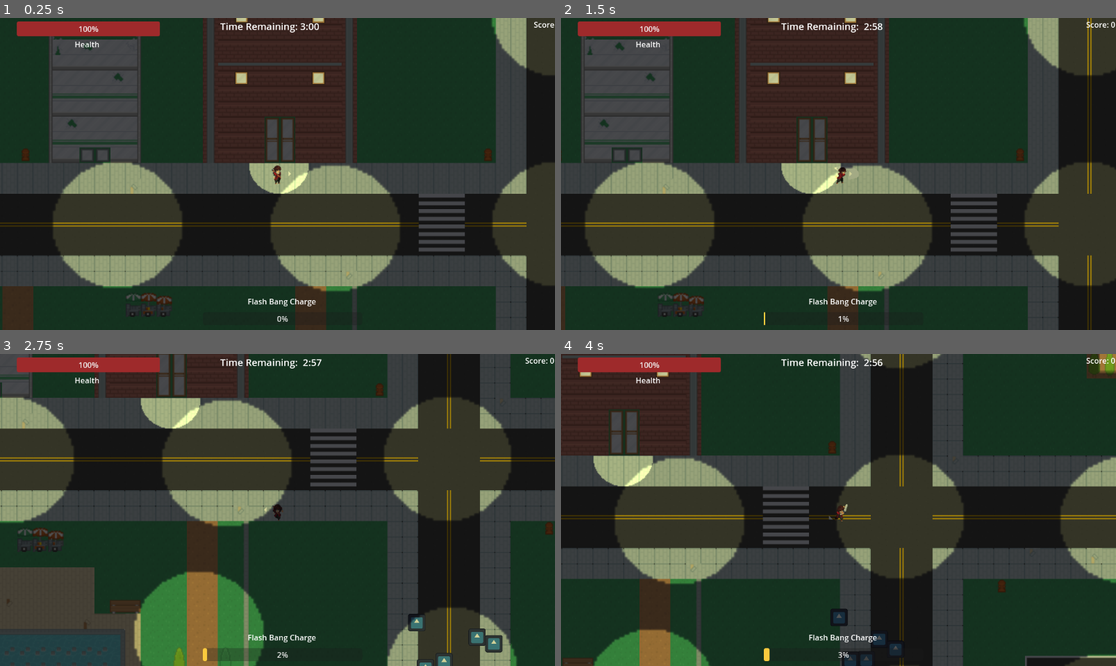
Above: before the commit, frames 1-4 (two rows, left to right).
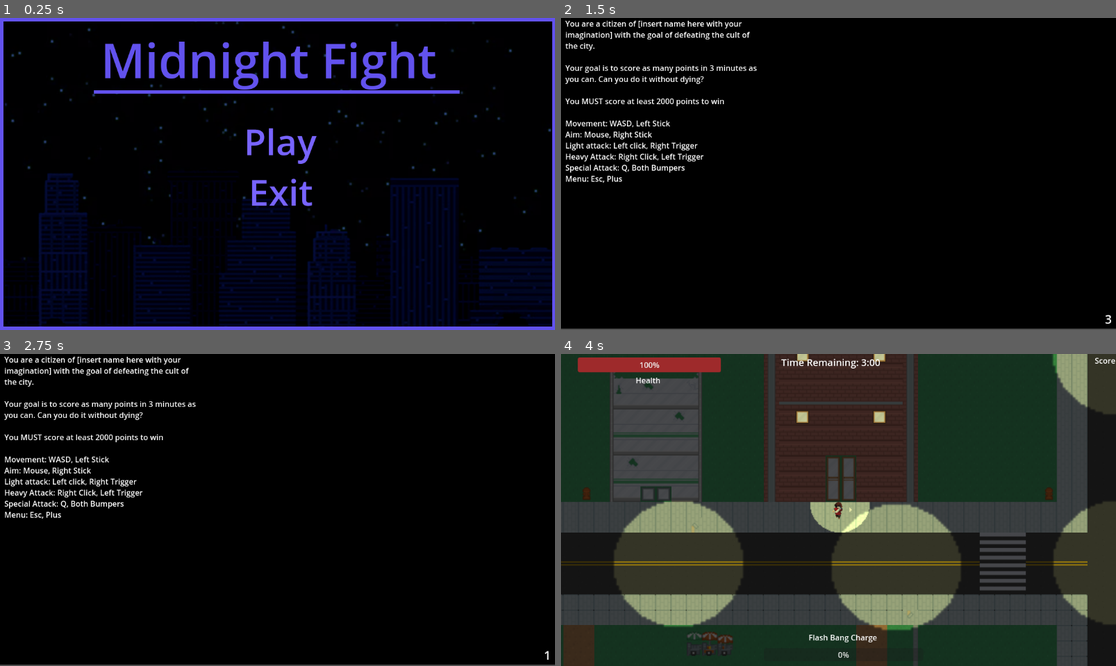
Above: after the commit, the same moments.

Repository: Tigeagle2/Team_Two_Game_Group_C
Game: Godot game, scene res://Scenes/start_menu.tscn
Two runs of this game, one before a commit and one after it. Both use one fixed random seed, a clock stepped at 60 frames per second and the inputs below. Before the commit the project starts from res://Scenes/main_scene.tscn. The engine's default icon, where the game draws it, is replaced by a stand-in: a white triangle on a blue panel in a dark square.
Inputs (mouse positions are in pixels of both pictures, inside the frame that each line leads up to):
- Up to frame 1 (0.25 s): no input
- Up to frame 2 (1.5 s): click (844, 136) at 0.5 s, where only the run after the commit has a clickable "Play"; tap Enter (ui_accept) at 1.25 s; move the mouse to (960, 158) at 1.27 s; hold D (east) from 1.28 s (still down); hold Right mouse button (heavy_attack) from 1.28 s (still down)
- Up to frame 3 (2.75 s): tap Enter (ui_accept) at 1.52, 2.27 s; move the mouse to (166, 525) at 2.02 s; release D (east) at 2.03 s; release Right mouse button (heavy_attack) at 2.03 s; hold S (south) from 2.03 s (still down); click (166, 525) at 2.1 s
- Up to frame 4 (4 s): move the mouse to (894, 441) at 2.77 s; release S (south) at 2.78 s; hold D (east) 2.78-3.53 s; hold Q (special_attack) 2.78-3.53 s; move the mouse to (810, 572) at 3.52 s; hold W (north) from 3.53 s (still down); right-click (810, 572) at 3.6 s; tap Enter (ui_accept) at 3.77 s

The runs differ from the first frame. In frame 1, 91% of the frame differs, in the area x 0-100%, y 0-100%; in frame 2, 89%; in frame 3, 89%; in frame 4, 70%.

Commit message:
updated citations, and added basic enemy sprite and animations

Diff:
--- a/Scenes/basic_enemy.tscn
+++ b/Scenes/basic_enemy.tscn
@@ -1,7 +1,153 @@
-[gd_scene load_steps=7 format=3 uid="uid://bab8trh1whf5t"]
+[gd_scene load_steps=28 format=3 uid="uid://bab8trh1whf5t"]
 
 [ext_resource type="Script" uid="uid://d3y52fmbsx7bj" path="res://Scripts/basic_enemy.gd" id="1_fecjr"]
-[ext_resource type="Texture2D" uid="uid://dq24f4vvwt26g" path="res://Assets/icon.svg" id="2_lal1l"]
+[ext_resource type="Texture2D" uid="uid://txr4hrjlbq5g" path="res://Assets/sprites/Death.png" id="2_r4aor"]
+[ext_resource type="Texture2D" uid="uid://dr3ub7wm7mfdh" path="res://Assets/sprites/Take Hit - white silhouette.png" id="3_6kac6"]
+[ext_resource type="Texture2D" uid="uid://d1pm202x3ytem" path="res://Assets/sprites/Run.png" id="4_6cefa"]
+
+[sub_resource type="AtlasTexture" id="AtlasTexture_6pvwk"]
+atlas = ExtResource("2_r4aor")
+region = Rect2(0, 0, 150, 150)
+
+[sub_resource type="AtlasTexture" id="AtlasTexture_dhrsy"]
+atlas = ExtResource("2_r4aor")
+region = Rect2(150, 0, 150, 150)
+
+[sub_resource type="AtlasTexture" id="AtlasTexture_nk2ac"]
+atlas = ExtResource("2_r4aor")
+region = Rect2(300, 0, 150, 150)
+
+[sub_resource type="AtlasTexture" id="AtlasTexture_h7iov"]
+atlas = ExtResource("2_r4aor")
+region = Rect2(450, 0, 150, 150)
+
+[sub_resource type="AtlasTexture" id="AtlasTexture_n7d1f"]
+atlas = ExtResource("2_r4aor")
+region = Rect2(600, 0, 150, 150)
+
+[sub_resource type="AtlasTexture" id="AtlasTexture_62ls6"]
+atlas = ExtResource("2_r4aor")
+region = Rect2(750, 0, 150, 150)
+
+[sub_resource type="AtlasTexture" id="AtlasTexture_gw7x3"]
+atlas = ExtResource("3_6kac6")
+region = Rect2(0, 0, 150, 150)
+
+[sub_resource type="AtlasTexture" id="AtlasTexture_f0pfe"]
+atlas = ExtResource("3_6kac6")
+region = Rect2(150, 0, 150, 150)
+
+[sub_resource type="AtlasTexture" id="AtlasTexture_jlwu0"]
+atlas = ExtResource("3_6kac6")
+region = Rect2(300, 0, 150, 150)
+
+[sub_resource type="AtlasTexture" id="AtlasTexture_xm2ed"]
+atlas = ExtResource("3_6kac6")
+region = Rect2(450, 0, 150, 150)
+
+[sub_resource type="AtlasTexture" id="AtlasTexture_jlik3"]
+atlas = ExtResource("4_6cefa")
+region = Rect2(0, 0, 150, 150)
+
+[sub_resource type="AtlasTexture" id="AtlasTexture_tv6co"]
+atlas = ExtResource("4_6cefa")
+region = Rect2(150, 0, 150, 150)
+
+[sub_resource type="AtlasTexture" id="AtlasTexture_sw57s"]
+atlas = ExtResource("4_6cefa")
+region = Rect2(300, 0, 150, 150)
+
+[sub_resource type="AtlasTexture" id="AtlasTexture_1sykg"]
+atlas = ExtResource("4_6cefa")
+region = Rect2(450, 0, 150, 150)
+
+[sub_resource type="AtlasTexture" id="AtlasTexture_g4tdn"]
+atlas = ExtResource("4_6cefa")
+region = Rect2(600, 0, 150, 150)
+
+[sub_resource type="AtlasTexture" id="AtlasTexture_lud6d"]
+atlas = ExtResource("4_6cefa")
+region = Rect2(750, 0, 150, 150)
+
+[sub_resource type="AtlasTexture" id="AtlasTexture_nlxgo"]
+atlas = ExtResource("4_6cefa")
+region = Rect2(900, 0, 150, 150)
+
+[sub_resource type="AtlasTexture" id="AtlasTexture_i02k7"]
+atlas = ExtResource("4_6cefa")
+region = Rect2(1050, 0, 150, 150)
+
+[sub_resource type="SpriteFrames" id="SpriteFrames_t0fgp"]
+animations = [{
+"frames": [{
+"duration": 1.0,
+"texture": SubResource("AtlasTexture_6pvwk")
+}, {
+"duration": 1.0,
+"texture": SubResource("AtlasTexture_dhrsy")
+}, {
+"duration": 1.0,
+"texture": SubResource("AtlasTexture_nk2ac")
+}, {
+"duration": 1.0,
+"texture": SubResource("AtlasTexture_h7iov")
+}, {
+"duration": 1.0,
+"texture": SubResource("AtlasTexture_n7d1f")
+}, {
+"duration": 1.0,
+"texture": SubResource("AtlasTexture_62ls6")
+}],
+"loop": false,
+"name": &"death",
+"speed": 5.0
+}, {
+"frames": [{
+"duration": 1.0,
+"texture": SubResource("AtlasTexture_gw7x3")
+}, {
+"duration": 1.0,
+"texture": SubResource("AtlasTexture_f0pfe")
+}, {
+"duration": 1.0,
+"texture": SubResource("AtlasTexture_jlwu0")
+}, {
+"duration": 1.0,
+"texture": SubResource("AtlasTexture_xm2ed")
+}],
+"loop": false,
+"name": &"hit",
+"speed": 5.0
+}, {
+"frames": [{
+"duration": 1.0,
+"texture": SubResource("AtlasTexture_jlik3")
+}, {
+"duration": 1.0,
+"texture": SubResource("AtlasTexture_tv6co")
+}, {
+"duration": 1.0,
+"texture": SubResource("AtlasTexture_sw57s")
+}, {
+"duration": 1.0,
+"texture": SubResource("AtlasTexture_1sykg")
+}, {
+"duration": 1.0,
+"texture": SubResource("AtlasTexture_g4tdn")
+}, {
+"duration": 1.0,
+"texture": SubResource("AtlasTexture_lud6d")
+}, {
+"duration": 1.0,
+"texture": SubResource("AtlasTexture_nlxgo")
+}, {
+"duration": 1.0,
+"texture": SubResource("AtlasTexture_i02k7")
+}],
+"loop": true,
+"name": &"run",
+"speed": 5.0
+}]
 
 [sub_resource type="RectangleShape2D" id="RectangleShape2D_r4aor"]
 size = Vector2(36, 36)
@@ -20,9 +166,10 @@
 collision_mask = 17
 script = ExtResource("1_fecjr")
 
-[node name="Sprite2D" type="Sprite2D" parent="."]
-scale = Vector2(0.28124997, 0.28124997)
-texture = ExtResource("2_lal1l")
+[node name="AnimatedSprite2D" type="AnimatedSprite2D" parent="."]
+scale = Vector2(0.84, 0.84)
+sprite_frames = SubResource("SpriteFrames_t0fgp")
+animation = &"death"
 
 [node name="CollisionShape2D" type="CollisionShape2D" parent="."]
 shape = SubResource("RectangleShape2D_r4aor")
--- a/Scenes/start_menu.tscn
+++ b/Scenes/start_menu.tscn
@@ -1,15 +1,15 @@
 [gd_scene load_steps=24 format=3 uid="uid://dwd0wovvggn5f"]
 
-[ext_resource type="Shader" uid="uid://72s45q1rqip1" path="res://Scenes/start_menu.gdshader" id="1_jgtwh"]
+[ext_resource type="Shader" path="res://Scenes/start_menu.gdshader" id="1_jgtwh"]
 [ext_resource type="Texture2D" uid="uid://bci5m0650chai" path="res://Assets/scrolling bg texture.png" id="2_m6uer"]
 [ext_resource type="AudioStream" uid="uid://1xqrlj5t2g0w" path="res://Assets/Music/menu music retro game.mp3" id="3_m6uer"]
 [ext_resource type="FontFile" uid="uid://bogwa3fuaegwo" path="res://Fonts/SUB URBAN City.ttf" id="4_a43kq"]
-[ext_resource type="Shader" uid="uid://cthynb376xch0" path="res://Scenes/start_menu_border.gdshader" id="5_8u0lp"]
-[ext_resource type="Script" uid="uid://chqw5kirbe0ga" path="res://Scenes/play_button.gd" id="5_i2i62"]
-[ext_resource type="Shader" uid="uid://cmdwvdxnuq6k" path="res://Scenes/Play_text.gdshader" id="6_lfskg"]
+[ext_resource type="Shader" path="res://Scenes/start_menu_border.gdshader" id="5_8u0lp"]
+[ext_resource type="Script" uid="uid://chqw5kirbe0ga" path="res://Scripts/play_button.gd" id="5_i2i62"]
+[ext_resource type="Shader" path="res://Scenes/Play_text.gdshader" id="6_lfskg"]
 [ext_resource type="AudioStream" uid="uid://cfghlpfts7127" path="res://Assets/Sound_Effects/Menu_Sound.mp3" id="8_lfskg"]
 [ext_resource type="Texture2D" uid="uid://c5ba5tnwpvfpj" path="res://Assets/buildings foreground.png" id="8_ru7em"]
-[ext_resource type="Script" uid="uid://ndld2jkks1dx" path="res://Scenes/exit_button.gd" id="10_77ila"]
+[ext_resource type="Script" uid="uid://ndld2jkks1dx" path="res://Scripts/exit_button.gd" id="10_77ila"]
 
 [sub_resource type="ShaderMaterial" id="ShaderMaterial_a43kq"]
 shader = ExtResource("1_jgtwh")
@@ -80,6 +80,7 @@
 offset_top = 190.0
 offset_right = 700.0
 offset_bottom = 296.0
+focus_neighbor_bottom = NodePath("../ExitButton")
 theme_override_colors/font_color = Color(0.875, 0.875, 0.875, 1)
 theme_override_colors/font_hover_color = Color(0.5649615, 0.56496155, 0.5649626, 1)
 theme_override_fonts/font = ExtResource("4_a43kq")
@@ -178,6 +179,7 @@
 offset_top = 309.0
 offset_right = 678.0
 offset_bottom = 392.0
+focus_neighbor_top = NodePath("../PlayButton")
 theme_override_styles/normal = SubResource("StyleBoxFlat_slhe1")
 theme_override_styles/hover = SubResource("StyleBoxFlat_00l4x")
 script = ExtResource("10_77ila")
--- a/Scripts/basic_enemy.gd
+++ b/Scripts/basic_enemy.gd
@@ -20,6 +20,7 @@
 var flashbang_cooldown: float = 5.0
 var flashbang_countdown
 var dead_backup_counter: float = 5
+var can_update_animation: bool = true
 func _ready():
 	player = get_tree().get_first_node_in_group("player")
 	player.get_node("weapons").get_node("special_weapon").special_weapon_activated.connect(_on_special_weapon_activated)
@@ -46,7 +47,7 @@
 		if dead_backup_counter <= 0:
 			queue_free()
 func _physics_process(delta):
-	if active:
+	if active and not dead:
 		# recalculate position every 10 frames
 		if player and Engine.get_physics_frames() % 10 == 0:
 			nav_agent.target_position = player.global_position
@@ -69,6 +70,8 @@
 		velocity += knockback_velocity
 		knockback_velocity = lerp(knockback_velocity, Vector2.ZERO, 0.1)
 		move_and_slide()
+		if abs(velocity.x) > 1.0:
+			$AnimatedSprite2D.flip_h = velocity.x < 0
 	else:
 		velocity = knockback_velocity
 		knockback_velocity = lerp(knockback_velocity, Vector2.ZERO, 0.1)
@@ -107,7 +110,11 @@
 		gamemanager.special_charge += 0.5
 		gamemanager.score += 10
 		audiomanager.play_sound_effect(death_sound, global_position)
+		update_animation(3)
+		await $AnimatedSprite2D.animation_finished
 		queue_free()
+	elif health > 0 && not dead:
+		update_animation(2)
 func take_knockback(amount: int):
 	var push_direction = (self.global_position - player.global_position).normalized()
 	knockback_velocity = push_direction * amount
@@ -118,3 +125,18 @@
 		$CollisionShape2D.set_deferred("disabled", true)
 		flashbang_countdown = flashbang_cooldown
 		take_damage(5)
+func update_animation(type: int):
+	if type == 1 && can_update_animation:
+		$AnimatedSprite2D.play("run")
+	elif type == 2 && can_update_animation:
+		can_update_animation = false
+		$AnimatedSprite2D.play("hit", 3.0)
+		$hitbox/CollisionShape2D.set_deferred("disabled",true)
+		await $AnimatedSprite2D.animation_finished
+		$hitbox/CollisionShape2D.set_deferred("disabled", false)
+		can_update_animation = true
+		$AnimatedSprite2D.play("run")
+	elif  type == 3 && can_update_animation:
+		can_update_animation = false
+		$hitbox/CollisionShape2D.set_deferred("disabled",true)
+		$AnimatedSprite2D.play("death")
--- a/Scenes/play_button.gd
+++ b/Scripts/play_button.gd
@@ -4,6 +4,8 @@
 var label: Label
 
 func _ready():
+	if Input.get_connected_joypads().size() > 0:
+		self.grab_focus()
 	for child in get_children():
 		if child is Label:
 			label = child
--- a/project.godot
+++ b/project.godot
@@ -11,7 +11,7 @@
 [application]
 
 config/name="Team_Two_Game_Group_C"
-run/main_scene="uid://161xxu7uhjsu"
+run/main_scene="uid://dwd0wovvggn5f"
 config/features=PackedStringArray("4.5", "Forward Plus")
 config/icon="res://Assets/icon.svg"
 
Binary file added: Assets/sprites/Death.png
Binary file added: Assets/sprites/Run.png
Binary file added: Assets/sprites/Take Hit - white silhouette.png
Not shown, changed: Citations.txt
Renamed: Scenes/exit_button.gd -> Scripts/exit_button.gd
Renamed: Scenes/exit_button.gd.uid -> Scripts/exit_button.gd.uid
Renamed: Scenes/exit_button_2.gd -> Scripts/exit_button_2.gd
Renamed: Scenes/exit_button_2.gd.uid -> Scripts/exit_button_2.gd.uid
Renamed: Scenes/play_button.gd.uid -> Scripts/play_button.gd.uid
